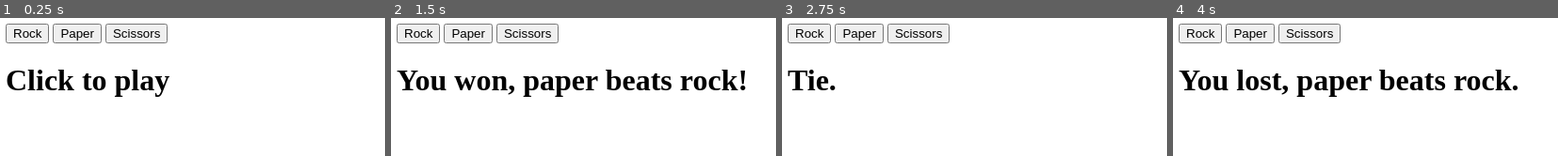
Above: before the commit, frames 1-4 (left to right).
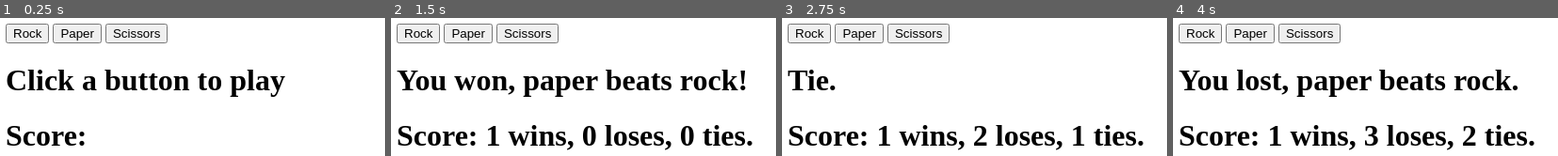
Above: after the commit, the same moments.

Repository: avry844/odin-rock-paper-scissors
Game: browser game, page index.html
Same seed, same stepped clock (60 frames per second), same inputs: the game is played once before the commit and once after it.
Inputs:
- Up to frame 1 (0.25 s): no input
- Up to frame 2 (1.5 s): click "Paper" at 1.27 s
- Up to frame 3 (2.75 s): click "Scissors" at 1.87 s; click "Rock" at 2.02 s; click "Scissors" at 2.47 s
- Up to frame 4 (4 s): click "Paper" at 3.07 s; click "Rock" at 3.67 s

The runs differ from the first frame. In frame 1, 4.8% of the frame differs, in the area x 1-75%, y 37-93%; in frame 2, 5.2%, in the area x 1-94%, y 77-96%; in frame 3, 5.0%; in frame 4, 5.1%.

Commit message:
score

Diff:
--- a/index.html
+++ b/index.html
@@ -12,6 +12,7 @@
         <button id="paper">Paper</button>
         <button id="scissors">Scissors</button>
     </div>
-    <div class="results"><h1>Click to play</h1></div>
+    <div class="results"><h1>Click a button to play</h1></div>
+    <div class="score"><h1>Score:</h1></div>
 </body>
 </html>
--- a/index.js
+++ b/index.js
@@ -1,4 +1,5 @@
 const results = document.querySelector(".results h1")
+const score = document.querySelector(".score h1")
 const rockButton = document.querySelector('#rock')
 const paperButton = document.querySelector('#paper')
 const scissorsButton = document.querySelector('#scissors')
@@ -23,6 +24,7 @@
 let compChoice = ""
 let humanChoice = ""
 
+let tie = 0
 let humanScore = 0
 let computerScore = 0
 
@@ -31,15 +33,21 @@
     compChoice = getComputerChoice()
 
     if (humanChoice == compChoice) {
+        tie += 1
         results.textContent = "Tie."
+        score.textContent = "Score: " + humanScore + " wins, " + computerScore + " loses, " + tie + " ties."
     }
 
     if (compChoice == "paper") {
+        computerScore += 1
         results.textContent = "You lost, paper beats rock."
+        score.textContent = "Score: " + humanScore + " wins, " + computerScore + " loses, " + tie + " ties."
     }
 
     if (compChoice == "scissors") {
+        humanScore += 1
         results.textContent = "You won, rock beats scissors!"
+        score.textContent = "Score: " + humanScore + " wins, " + computerScore + " loses, " + tie + " ties."
     }
 
 })
@@ -49,15 +57,21 @@
     compChoice = getComputerChoice()
 
     if (humanChoice == compChoice) {
+        tie += 1
         results.textContent = "Tie."
+        score.textContent = "Score: " + humanScore + " wins, " + computerScore + " loses, " + tie + " ties."
     }
 
     if (compChoice == "scissors") {
+        computerScore += 1
         results.textContent = "You lost, scissors cuts paper."
+        score.textContent = "Score: " + humanScore + " wins, " + computerScore + " loses, " + tie + " ties."
     }
 
     if (compChoice == "rock") {
+        humanScore += 1
         results.textContent = "You won, paper beats rock!"
+        score.textContent = "Score: " + humanScore + " wins, " + computerScore + " loses, " + tie + " ties."
     }
 })
 
@@ -66,14 +80,20 @@
     compChoice = getComputerChoice()
 
     if (humanChoice == compChoice) {
+        tie += 1
         results.textContent = "Tie."
+        score.textContent = "Score: " + humanScore + " wins, " + computerScore + " loses, " + tie + " ties."
     }
 
     if (compChoice == "rock") {
+        computerScore += 1
         results.textContent = "You lost, rock beats scissors."
+        score.textContent = "Score: " + humanScore + " wins, " + computerScore + " loses, " + tie + " ties."
     }
 
     if (compChoice == "paper") {
+        humanScore += 1
         results.textContent = "You won, scissors cuts paper!"
+        score.textContent = "Score: " + humanScore + " wins, " + computerScore + " loses, " + tie + " ties."
     }
 })
